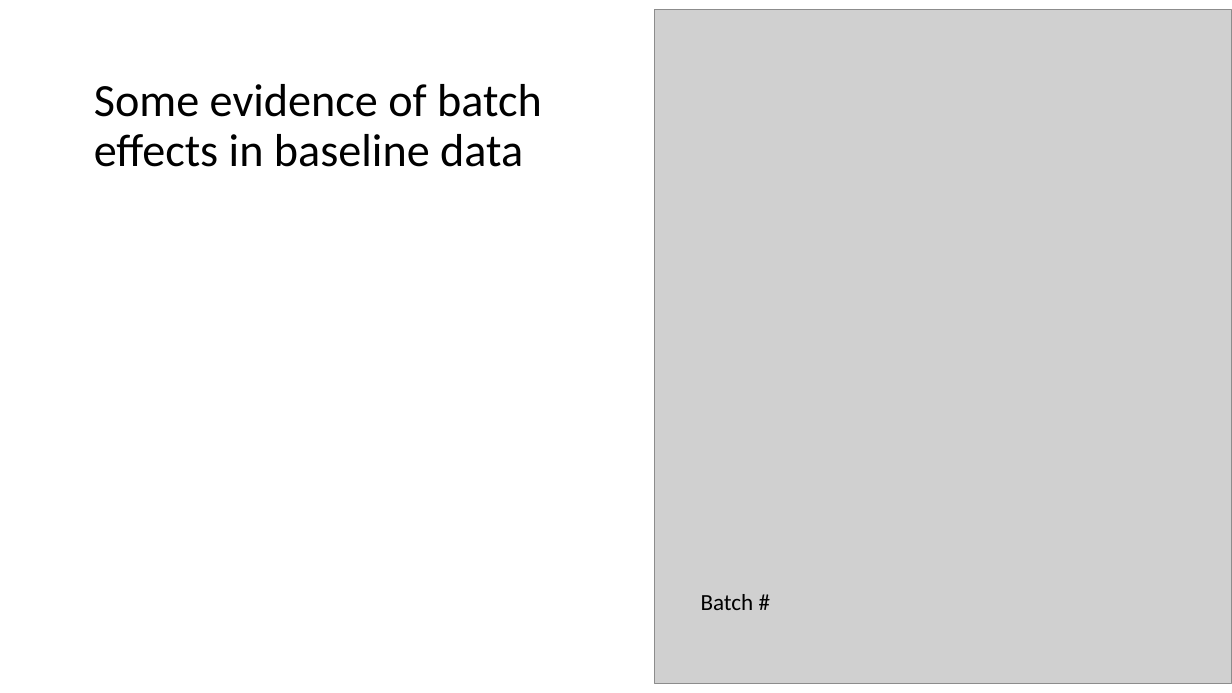
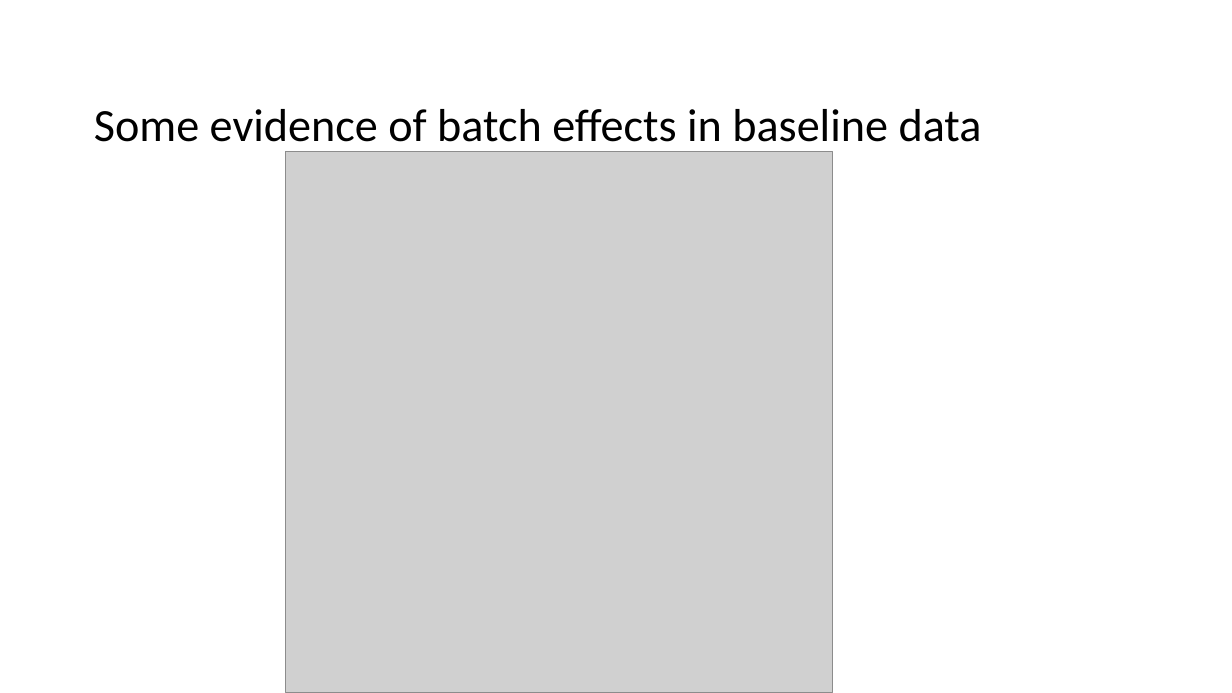
Before and after one commit to tybottorff/bottorffdocs, a slide deck: slide 2 of presentations/NCI_talks/2024_10_23.pptx (slide 6 before the commit). Drawn at 1232x693 pixels with LibreOffice and Linux fonts; fonts in the diff are those of the drawing; grey boxes stand for pictures. Boxes give left, top, right and bottom in pixels: in the first picture for what was removed or moved away, otherwise in the second. Text is boxed around its words. In the diff, an @@ line names an element or a change of style, - is before the commit and + after.

```diff
--- a/presentations/NCI_talks/2024_10_23.pptx
+++ b/presentations/NCI_talks/2024_10_23.pptx
@@ picture removed at box(654, 9, 1232, 683) @@
@@ title "Some evidence of batch effects ..." rewrapped from box(94, 84, 542, 167) to box(94, 109, 982, 153) @@
@@ picture added at box(286, 152, 833, 693) @@
@@ text removed at box(701, 594, 754, 610) @@
-Batch #
```
Also in this commit, not shown: 5 other slides changed, 2 slides added, 4 slides removed.
